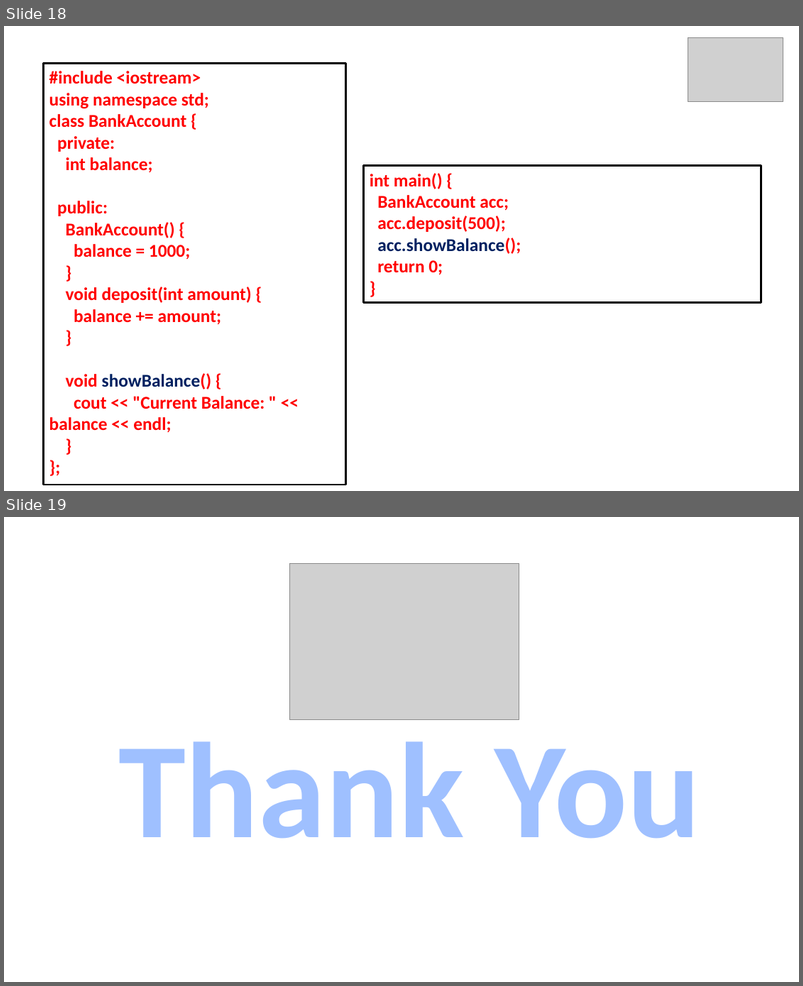
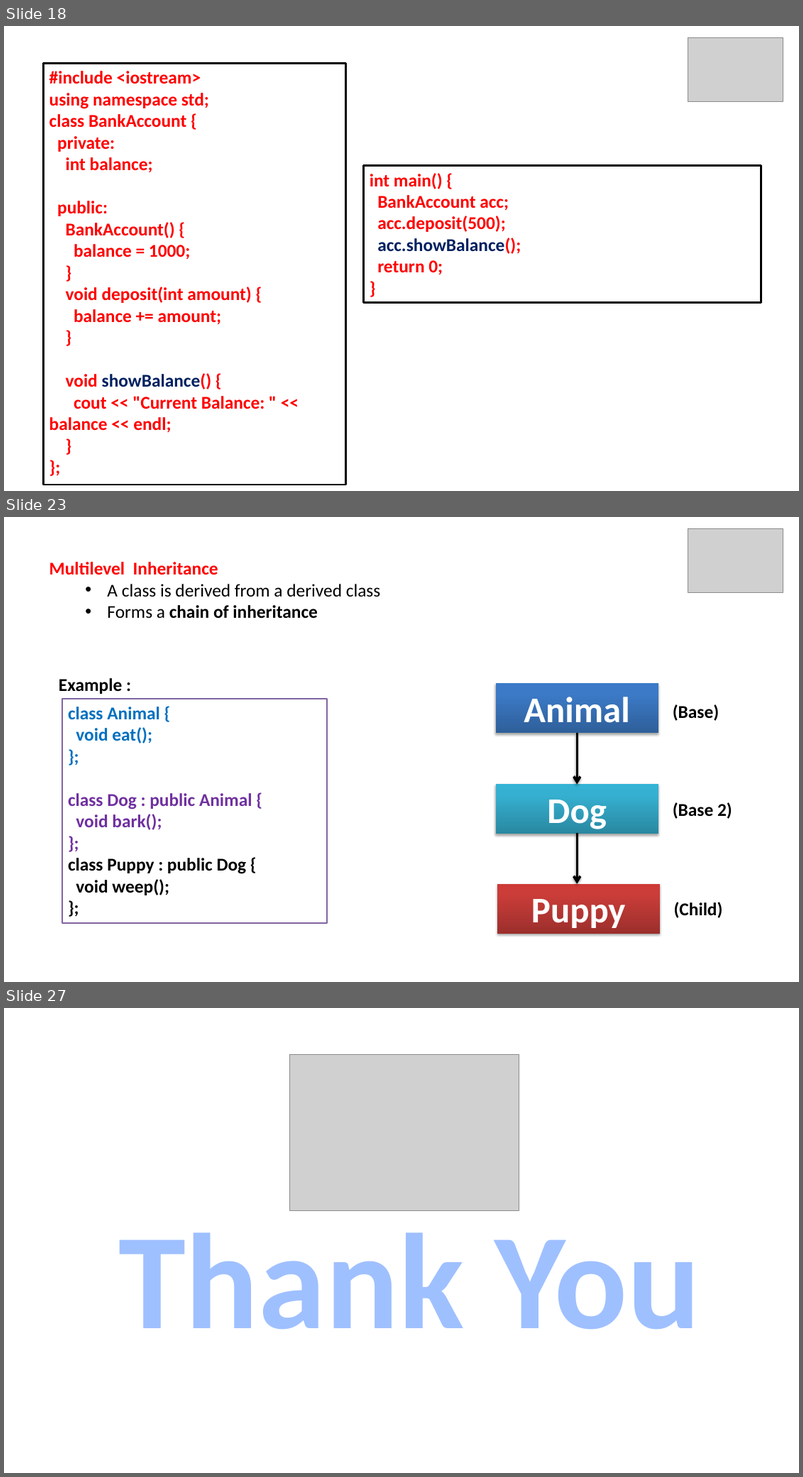
Before and after one commit to ParthasarathiSwain/C-plus-plus-Tutorial, a slide deck: Day 19/OOP.pptx. Shown one above the other, each under a label of ours: slides 18 and 19 before the commit, slides 18, 23 and 27 after it; the slides between them are not shown. The pictures are 803x986 and 803x1477 pixels, drawn with LibreOffice and Linux fonts; fonts in the diff are those of the drawing; grey boxes stand for pictures. Boxes give left, top, right and bottom in pixels: in the first picture for what was removed or moved away, otherwise in the second. Text is boxed around its words. In the diff, an @@ line names an element or a change of style, - is before the commit and + after.

```diff
--- a/Day 19/OOP.pptx
+++ b/Day 19/OOP.pptx
@@ slide 23 added at [4,517,799,982], background #FFFFFF @@
@@ picture added at [688,529,784,592] @@
@@ text added at [49,562,381,619], 22 pt, text #000000, bold @@
+Multilevel Inheritance
+  • A class is derived from a derived class
+  • Forms a chain of inheritance
@@ text added at [59,678,122,694], 22 pt, text #000000, bold @@
+Example :
@@ rectangle added at [496,683,659,733], fill gradient #2F5F99 to #3D7CC7 to #3A7CCB, 44 pt, text #FFFFFF, bold @@
+Animal
@@ rectangle added at [62,699,327,923], fill #FFFFFF, outline #8064A2 2 pt, 22 pt, text #7030A0, bold @@
+class Animal {
+void eat();
+};
+class Dog : public Animal {
+void bark();
+};
+class Puppy : public Dog {
+void weep();
+};
@@ text added at [673,704,719,721], 22 pt, text #000000, bold @@
+(Base)
@@ arrow added from (577, 733) to (577, 785), #000000 3 pt @@
@@ rectangle added at [496,785,659,834], fill gradient #2A88A2 to #37B1D2 to #34B4D6, 44 pt, text #FFFFFF, bold @@
+Dog
@@ text added at [673,802,732,819], 22 pt, text #000000, bold @@
+(Base 2)
@@ arrow added from (577, 833) to (577, 883), #000000 3 pt @@
@@ rectangle added at [497,883,660,933], fill gradient #9C2F2D to #CB3E3A to #CE3B37, 44 pt, text #FFFFFF, bold @@
+Puppy
@@ text added at [674,902,723,918], 22 pt, text #000000, bold @@
+(Child)
@@ what was slide 19 is now slide 27 @@
```
Also in this commit, not shown: 1 slide changed, 7 other slides added, 13 other files.
